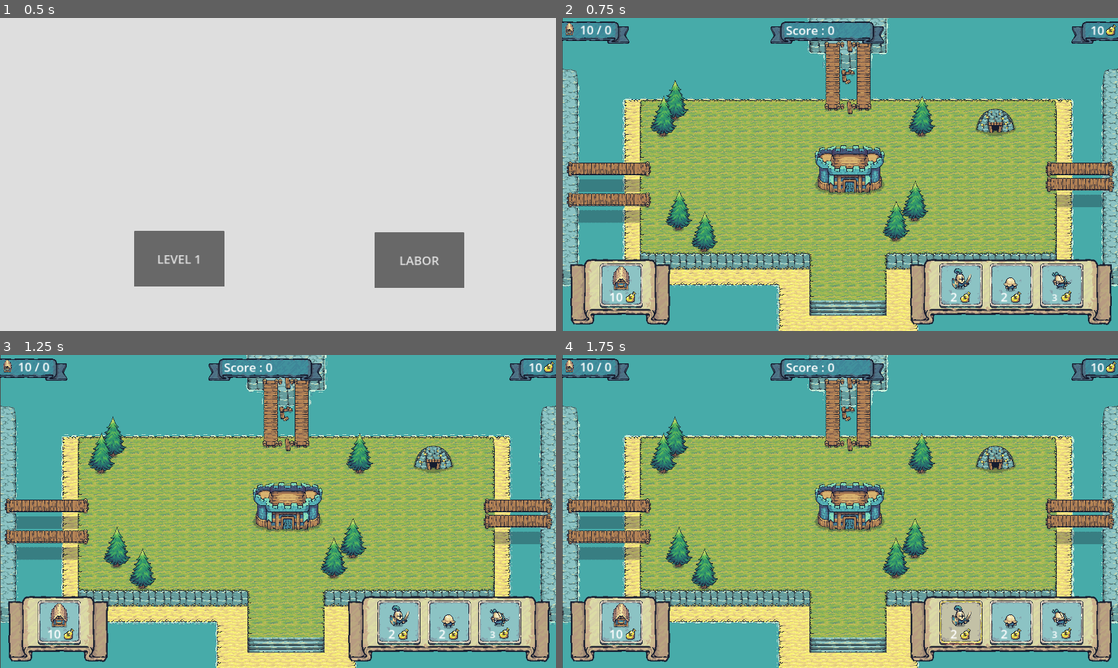
Above: before the commit, frames 1-4 (two rows, left to right).
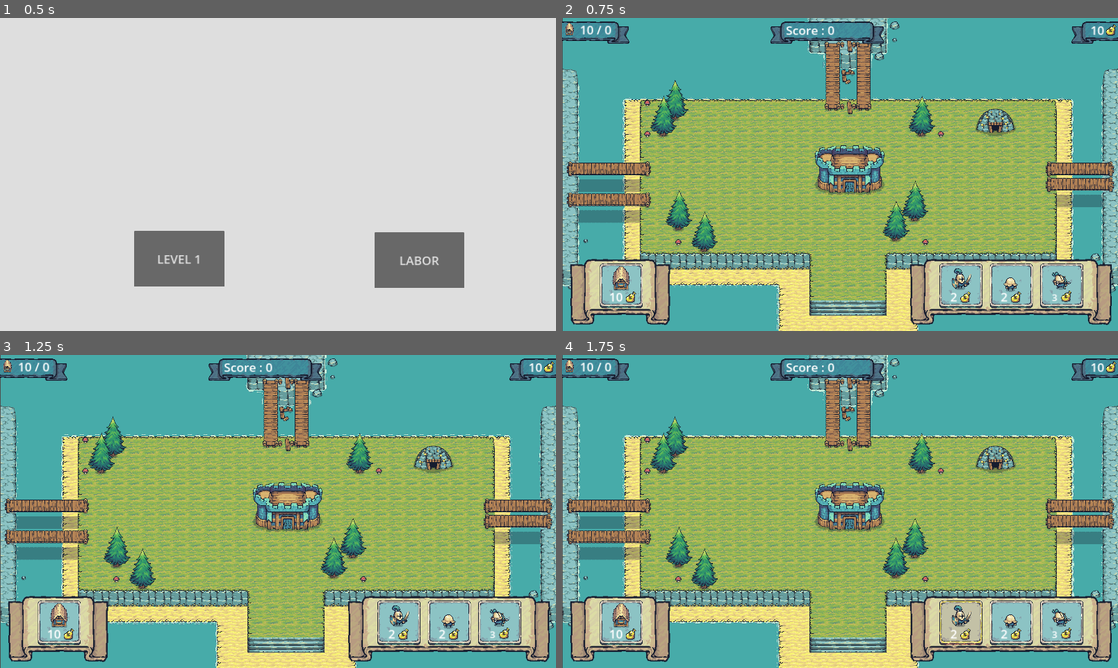
Above: after the commit, the same moments.

Repository: fghwer/Tinyswords
Game: Godot game, scene res://GUI/start.tscn
The game is run twice, just before and just after one commit, with the same random seed, the same clock (stepped at 60 frames per second) and the same inputs.
Inputs (mouse positions are in pixels of both pictures, inside the frame that each line leads up to):
- Up to frame 1 (0.5 s): no input
- Up to frame 2 (0.75 s): click "LEVEL 1" at 0.5 s
- Up to frame 3 (1.25 s): no input
- Up to frame 4 (1.75 s): click (962, 624) at 1.25 s

Frame 1 is identical in both runs. In frame 2, 0.2% of the frame differs, in the area x 1-100%, y 1-88%; in frame 3, 0.2%; in frame 4, 0.2%.

Commit message:
map update

Diff:
--- a/Game/Player/knight_nav.gd
+++ b/Game/Player/knight_nav.gd
@@ -23,9 +23,8 @@
 #var gravity = ProjectSettings.get_setting("physics/2d/default_gravity")
 
 func _physics_process(_delta):
-
+	#print(speed.localize_path())
 	$ProgressBar.set_value_no_signal(life*100/maxlife)
-
 	#move_and_slide()
 	if player_attack:
 		if player != null:
--- a/Level/Level_1/Level_1_Map.tscn
+++ b/Level/Level_1/Level_1_Map.tscn
@@ -10,6 +10,9 @@
 [ext_resource type="Texture2D" uid="uid://cwlafyw0lu0sb" path="res://Tiny Swords (Update 010)/Terrain/Ground/Tilemap_Elevation.png" id="8_hs26d"]
 [ext_resource type="Texture2D" uid="uid://bp6341oa5pa0s" path="res://Tiny Swords (Update 010)/Terrain/Bridge/Bridge_All.png" id="9_8xqqu"]
 [ext_resource type="Texture2D" uid="uid://b0ap7upgprvnj" path="res://Tiny Swords (Update 010)/Resources/Trees/Tree.png" id="10_0hmq3"]
+[ext_resource type="Texture2D" uid="uid://coitq2rkwsjbt" path="res://Tiny Swords (Update 010)/Deco/06.png" id="10_wdune"]
+[ext_resource type="Texture2D" uid="uid://dpv8q2rymvgy1" path="res://Tiny Swords (Update 010)/Deco/02.png" id="11_4udrc"]
+[ext_resource type="Texture2D" uid="uid://dtir07k7b47j" path="res://Tiny Swords (Update 010)/Deco/04.png" id="11_vxqn6"]
 
 [sub_resource type="TileSetAtlasSource" id="TileSetAtlasSource_lwkog"]
 texture = ExtResource("1_4buh1")
@@ -515,6 +518,30 @@
 physics_layer_0/collision_layer = 1
 sources/0 = SubResource("TileSetAtlasSource_gcb4j")
 
+[sub_resource type="TileSetAtlasSource" id="TileSetAtlasSource_j44hn"]
+texture = ExtResource("10_wdune")
+texture_region_size = Vector2i(64, 64)
+0:0/0 = 0
+
+[sub_resource type="TileSetAtlasSource" id="TileSetAtlasSource_7mbwi"]
+texture = ExtResource("11_vxqn6")
+texture_region_size = Vector2i(64, 64)
+0:0/0 = 0
+
+[sub_resource type="TileSet" id="TileSet_61fyo"]
+tile_size = Vector2i(64, 64)
+sources/0 = SubResource("TileSetAtlasSource_j44hn")
+sources/2 = SubResource("TileSetAtlasSource_7mbwi")
+
+[sub_resource type="TileSetAtlasSource" id="TileSetAtlasSource_u65r2"]
+texture = ExtResource("11_4udrc")
+texture_region_size = Vector2i(64, 64)
+0:0/0 = 0
+
+[sub_resource type="TileSet" id="TileSet_dxwrs"]
+tile_size = Vector2i(64, 64)
+sources/0 = SubResource("TileSetAtlasSource_u65r2")
+
 [sub_resource type="TileSetAtlasSource" id="TileSetAtlasSource_tc14a"]
 texture = ExtResource("6_652tj")
 texture_region_size = Vector2i(64, 64)
@@ -880,6 +907,17 @@
 format = 2
 layer_0/tile_data = PackedInt32Array(524282, 0, 0, 524283, 65536, 0, 524284, 65536, 0, 524285, 65536, 0, 524286, 65536, …(693 unchanged characters)…
 
+[node name="TileMapStone2" type="TileMap" parent="."]
+tile_set = SubResource("TileSet_61fyo")
+format = 2
+layer_0/tile_data = PackedInt32Array(1114147, 0, 0, 983074, 0, 0, 131092, 0, 0, 21, 0, 0, 1179671, 0, 0, 1114135, 2, 0, 1245207, 2, 0, 1048610, 2, 0, 1114148, 2, 0, 65557, 2, 0, 917505, 2, 0, 1114112, 2, 0)
+
+[node name="TileMapFungi" type="TileMap" parent="."]
+tile_set = SubResource("TileSet_dxwrs")
+cell_quadrant_size = 64
+format = 2
+layer_0/tile_data = PackedInt32Array(917527, 0, 0, 458776, 0, 0, 917511, 0, 0, 327685, 0, 0, 458757, 0, 0)
+
 [node name="TileMapBoundaries_higherFloor" type="TileMap" parent="."]
 z_index = -1
 position = Vector2(386, 146)
--- a/Userdata/Global.gd
+++ b/Userdata/Global.gd
@@ -4,7 +4,7 @@
 
 
 func _process(delta):
-	if Player.score >= 1000 && Player.level == 1:
+	if Player.score >= 100 && Player.level == 1:
 		level_up()
 
 
@@ -23,6 +23,7 @@
 func _on_update_button_1_pressed():
 	print("test1")
 	get_node("/root/Level_nav/CollectionCharacters/UpgradeBanner").visible = false
+	get_node("root/")
 	get_tree().paused = false
 
 
Not shown: 1 places in Level/Level_1/Level_1_Map.tscn that only renumber resources
